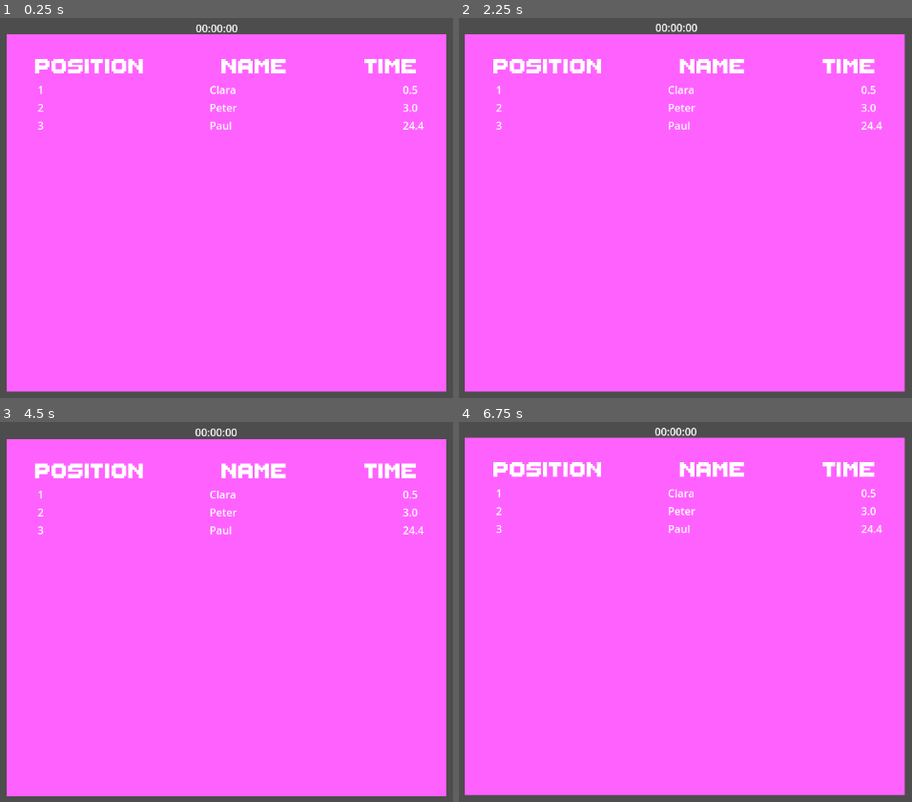
Above: before the commit, frames 1-4 (two rows, left to right).
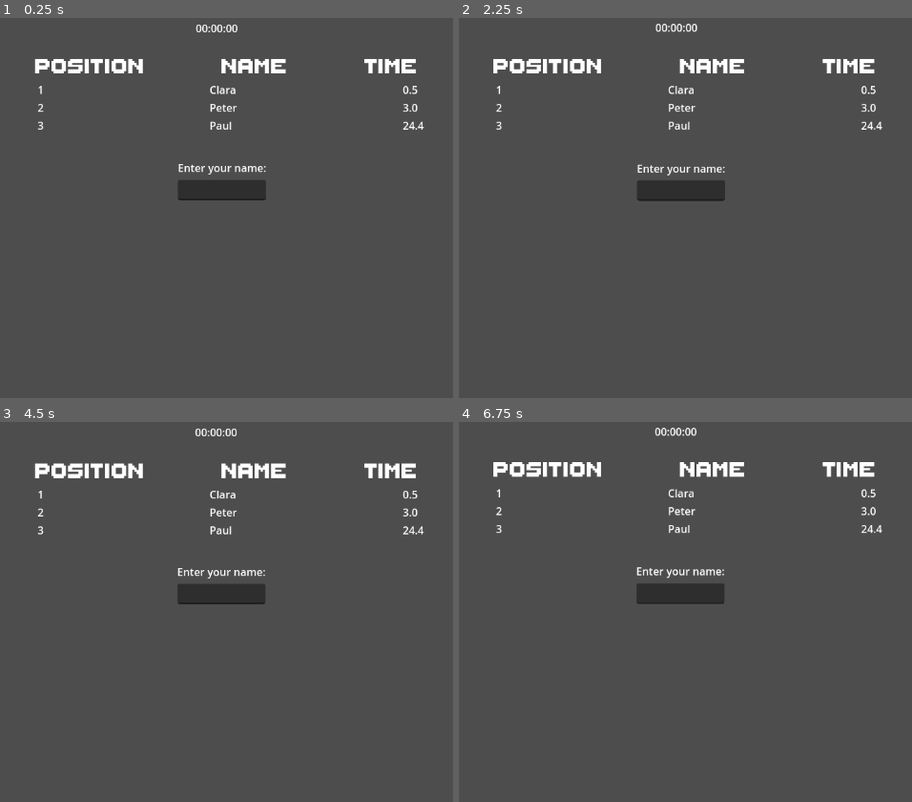
Above: after the commit, the same moments.

Repository: SinusMs/minijam-187
Game: Godot game, scene res://ui/hud.tscn
The game is run twice, just before and just after one commit, with the same random seed, the same clock (stepped at 60 frames per second) and the same inputs. This scene is started directly instead of the project's main scene.
Inputs (mouse positions are in pixels of both pictures, inside the frame that each line leads up to):
- Up to frame 1 (0.25 s): no input
- Up to frame 2 (2.25 s): click (680, 189) at 0.52 s; type "12" at 0.6 s; tap Enter (evolve) at 1.25, 1.35 s; hold D (right) 1.28-2.03 s; tap Space (jump) at 1.52, 2 s; hold A (left) from 2.03 s (still down); tap P (shake) at 2.1 s
- Up to frame 3 (4.5 s): tap Space (jump) at 2.27, 3.5, 3.77 s; tap Enter (evolve) at 2.75, 3.6, 4.25 s; release A (left) at 2.78 s; hold R 2.78-3.53 s; hold D (right) 2.78-4.28 s; hold A (left) from 4.28 s (still down); tap P (shake) at 4.35 s
- Up to frame 4 (6.75 s): tap Space (jump) at 4.52, 5, 5.27 s; tap R at 5.1 s; tap Enter (evolve) at 5.85 s; release A (left) at 6.53 s; hold D (right) from 6.53 s (still down); tap P (shake) at 6.6 s

The runs differ from the first frame. In frame 1, 90% of the frame differs, in the area x 1-99%, y 4-99%; in frame 2, 91%; in frame 3, 90%; in frame 4, 91%.
Error in both runs: Invalid access to property or key 'PauseMenu:<CanvasLayer#31155291514>' on a base object of type 'Dictionary'. (res://ui/hud.gd:38)

Commit message:
scuffed barrel distortion shader

Diff:
--- a/globals/utils.gd
+++ b/globals/utils.gd
@@ -3,6 +3,7 @@
 
 var leaderboard: Array = [["Peter", 3.0], ["Paul", 24.4], ["Clara", 0.5]]
 
+var crt: bool = false
 # adds playthrough to leadboard and sorts instantly in ascending order
 func add_to_leaderboard(name: String, time: float):
 	leaderboard.append([name, time])
--- /dev/null
+++ b/ui/barrel.gdshader
@@ -0,0 +1,32 @@
+shader_type canvas_item;
+
+uniform float BarrelPower;
+uniform sampler2D screen_texture: hint_screen_texture, repeat_disable, filter_nearest_mipmap;
+
+vec2 barrel_distort(vec2 uv) {
+	vec2 d = uv-0.5;
+	float r = length(d)/5.0;
+	float theta = atan(d.y, d.x);
+	float rf = pow(r, BarrelPower) / pow(0.5, BarrelPower - 1.0);
+	return vec2(0.5) + rf*normalize(d);
+}
+
+void vertex() {
+	// Called for every vertex the material is visible on.
+}
+
+void fragment() {
+	vec2 iResolution = 1.0 / SCREEN_PIXEL_SIZE;
+	vec2 q = FRAGCOORD.xy / iResolution.xy;
+
+	q = barrel_distort(q);
+	vec3 col = texture(screen_texture, q).rgb;
+	COLOR = vec4(col, 1.0);
+}
+
+
+
+//void light() {
+//	// Called for every pixel for every light affecting the CanvasItem.
+//	// Uncomment to replace the default light processing function with this one.
+//}
--- /dev/null
+++ b/ui/barrel_distort.gd
@@ -0,0 +1,6 @@
+extends CanvasLayer
+
+@export var BarrelPower: float
+
+func _ready() -> void:
+	$ColorRect.material.set_shader_parameter("BarrelPower", BarrelPower)
--- /dev/null
+++ b/ui/barrel_distort.tscn
@@ -0,0 +1,27 @@
+[gd_scene load_steps=4 format=3 uid="uid://b260efexgmu2c"]
+
+[ext_resource type="Script" uid="uid://diw7k4k41cgyo" path="res://ui/barrel_distort.gd" id="1_sdfs2"]
+[ext_resource type="Shader" uid="uid://dlgwvw4ln04vw" path="res://ui/barrel.gdshader" id="1_wtrsj"]
+
+[sub_resource type="ShaderMaterial" id="ShaderMaterial_sdfs2"]
+shader = ExtResource("1_wtrsj")
+shader_parameter/BarrelPower = 1.1
+
+[node name="CanvasLayer" type="CanvasLayer"]
+script = ExtResource("1_sdfs2")
+
+[node name="ColorRect" type="ColorRect" parent="."]
+material = SubResource("ShaderMaterial_sdfs2")
+anchors_preset = 8
+anchor_left = 0.5
+anchor_top = 0.5
+anchor_right = 0.5
+anchor_bottom = 0.5
+offset_left = -574.5
+offset_top = -323.5
+offset_right = 574.5
+offset_bottom = 323.5
+grow_horizontal = 2
+grow_vertical = 2
+size_flags_horizontal = 3
+size_flags_vertical = 3
--- a/ui/leaderboard.tscn
+++ b/ui/leaderboard.tscn
@@ -13,7 +13,7 @@
 offset_top = 23.0
 offset_right = 1003.0
 offset_bottom = 563.0
-color = Color(1, 0.380392, 1, 1)
+color = Color(1, 0.380392, 1, 0)
 
 [node name="HBoxContainer" type="HBoxContainer" parent="ColorRect"]
 layout_mode = 1
@@ -44,12 +44,12 @@
 theme_override_font_sizes/font_size = 50
 text = "    Time"
 
-[node name="LeaderboardGrid" type="GridContainer" parent="."]
+[node name="LeaderboardGrid" type="GridContainer" parent="ColorRect"]
 layout_mode = 0
-offset_left = 385.0
-offset_top = 95.0
-offset_right = 965.0
-offset_bottom = 518.0
+offset_left = 47.0
+offset_top = 72.0
+offset_right = 627.0
+offset_bottom = 495.0
 theme_override_constants/h_separation = 250
 columns = 3
 script = ExtResource("2_4tbto")
Not shown, added: ui/barrel.gdshader.uid
Not shown, added: ui/barrel_distort.gd.uid
Not shown: 1 places in ui/pause_menu.tscn that only renumber resources
